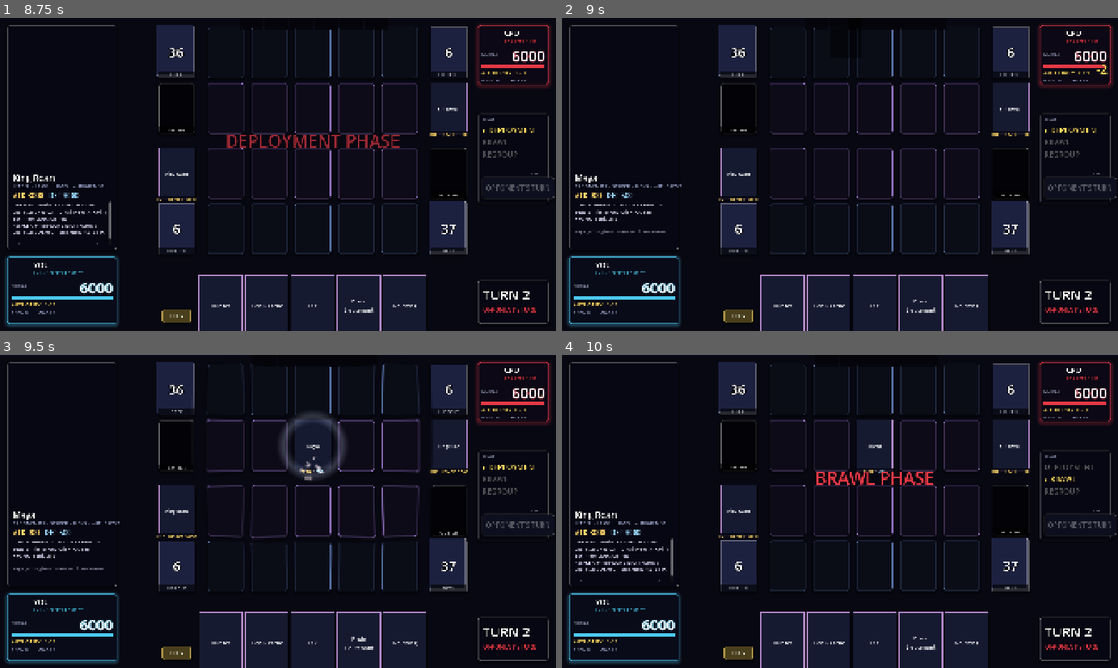
Above: before the commit, frames 1-4 (two rows, left to right).
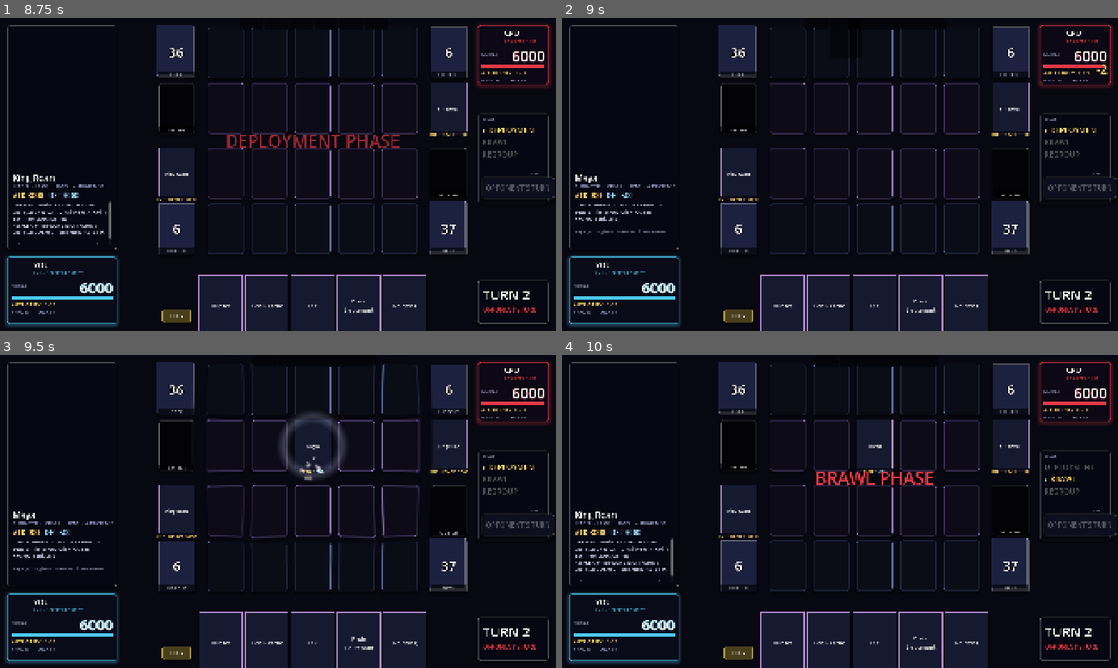
Above: after the commit, the same moments.

Repository: jacob199097/alleyway-brawlers
Game: Godot game, scene res://scenes/duel.tscn
Same seed, same stepped clock (60 frames per second), same inputs: the game is played once before the commit and once after it. This scene is started directly instead of the project's main scene.
Inputs (mouse positions are in pixels of both pictures, inside the frame that each line leads up to):
- Up to frame 1 (8.75 s): click (511, 187) at 0.5 s; click "KEEP THIS HAND" at 1.25 s; click "LOG" at 2 s; click "TO REGROUP ▶" at 2.75 s; click "TO REGROUP ▶" at 3.5 s; click "LOG" at 4.25 s; click "TO REGROUP ▶" at 5 s; click "LOG" at 5.75 s; click "END TURN ▶" at 6.5 s; tap Enter at 7.25 s; move the mouse to (400, 158) at 7.27 s; tap L at 7.35 s; click (400, 158) at 7.42 s; tap Space at 7.52 s; drag from (166, 190) to (250, 237) at 8.02 s
- Up to frame 2 (9 s): move the mouse to (895, 105) at 8.77 s; tap Keypad Enter at 8.85 s; click (895, 105) at 8.92 s
- Up to frame 3 (9.5 s): no input
- Up to frame 4 (10 s): drag from (812, 574) to (673, 464) at 9.52 s

Frame 1 is identical in both runs. In frame 2, 0.2% of the frame differs, in the area x 3-22%, y 53-55%; in frame 3, 0.2%; in frame 4, nothing differs.

Commit message:
Militia: radar-sweep card back and gunfire attacks; Gang member is now Character
- assets/card_back_militia.png; CardDB.BACK_STYLES (galaxy, radar) replaces SPINNING_BACKS
- Shader radar mode: a beam sweeps the emblem's rings and lights blips (faster when hovered)
- CLAN_STYLE militia: guns (muzzle flashes, tracers, bullet sparks, synthesised gunshot)
- Forge (published separately): Character, LV4, 'this character' wording, keywords named
  not explained, clan in the subtitle, stale effect text rewritten; Militia clan + frame

Co-Authored-By: Claude Opus 5.5 <noreply@anthropic.com>

Diff:
--- a/godot/data/patch_notes.json
+++ b/godot/data/patch_notes.json
@@ -15,7 +15,9 @@
             "Leaders awaken with a cinematic: the screen darkens, the leader takes centre stage with rays and its name, then hits the field.",
             "Hover an Epic or Legendary card for a holographic shimmer (Legendaries sparkle too).",
             "Pulling a Legendary from a pack gets a big centre-stage reveal; Epics burst in their clan's colour.",
-            "Rarity names and colours now match the Card Forge: Common, Uncommon, Rare, Epic, Legendary."
+            "Rarity names and colours now match the Card Forge: Common, Uncommon, Rare, Epic, Legendary.",
+            "Gang members are now called Characters.",
+            "Militia cards: a radar sweep turns on the card back (faster when you hover), and Militia characters attack with gunfire."
         ]
     },
     {
--- a/godot/scripts/card_db.gd
+++ b/godot/scripts/card_db.gd
@@ -88,12 +88,16 @@
 
 ## The card back: a clan's own (assets/card_back_<clan tag>.png, e.g. card_back_nebula.png) when
 ## there is one, otherwise the standard back.
-## Clan backs whose galaxy turns (shaders/card.gdshader, galaxy).
-const SPINNING_BACKS := ["nebula"]
+## Clan backs that move (shaders/card.gdshader): "galaxy" turns the nebula around the crest;
+## "radar" sweeps a beam around the emblem's radar rings.
+const BACK_STYLES := {"nebula": "galaxy", "militia": "radar"}
 
 
-static func back_spins(clan: String) -> bool:
-	return clan in SPINNING_BACKS and ResourceLoader.exists("res://assets/card_back_%s.png" % clan)
+## How a clan's back moves ("" = it doesn't).
+static func back_style(clan: String) -> String:
+	if not BACK_STYLES.has(clan) or not ResourceLoader.exists("res://assets/card_back_%s.png" % clan):
+		return ""
+	return BACK_STYLES[clan]
 
 
 static func back(clan := "") -> Texture2D:
--- a/godot/scripts/duel/card_view.gd
+++ b/godot/scripts/duel/card_view.gd
@@ -43,10 +43,12 @@
 var _tw: Tween
 var _mat := ShaderMaterial.new()
 var _back_mat: ShaderMaterial = null   # the back's own material when its galaxy turns
-var _spin_angle := randf() * TAU        # the galaxy's turn so far
-var _spin_speed := GALAXY_IDLE
-const GALAXY_IDLE := 0.09               # radians per second: a slow drift
-const GALAXY_HOVER := 1.6               # hovering a face-down card: it whirls and glows
+var _spin_angle := randf() * TAU        # how far the back's animation has turned
+var _spin_speed := 0.09
+var _spin_idle := 0.09                  # radians per second at rest...
+var _spin_hover := 1.6                  # ...and while a face-down card is hovered (it also glows)
+## Speeds per moving back (CardDB.BACK_STYLES): [at rest, hovered]
+const BACK_SPEEDS := {"galaxy": [0.09, 1.6], "radar": [1.5, 4.8]}
 var _tilt := Vector2.ZERO        # current (y_rot, x_rot) in the card's own frame
 var _kick := Vector2.ZERO        # recoil from hits, decays
 var _flip_deg := 0.0             # extra turn while flipping over
@@ -96,16 +98,19 @@
 	return self
 
 
-## Show a different card back (a clan's own); spin = its galaxy turns.
-func set_back(tex: Texture2D, spin := false) -> void:
+## Show a different card back (a clan's own); style = how it moves (CardDB.back_style).
+func set_back(tex: Texture2D, style := "") -> void:
 	if tex and tex != _back.texture:
 		_back.texture = tex
 		_fit(_back)
-	if spin and _back_mat == null:
+	if BACK_SPEEDS.has(style) and _back_mat == null:
 		_back_mat = _mat.duplicate()
-		_back_mat.set_shader_parameter("galaxy", 1.0)
+		_back_mat.set_shader_parameter(style, 1.0)
 		_back_mat.set_shader_parameter("foil", 0.0)
 		_back.material = _back_mat
+		_spin_idle = BACK_SPEEDS[style][0]
+		_spin_hover = BACK_SPEEDS[style][1]
+		_spin_speed = _spin_idle
 
 
 func set_card(c: Dictionary) -> void:
@@ -312,12 +317,12 @@
 	_tilt = _tilt.lerp(target, 1.0 - exp(-14.0 * delta))
 	_kick = _kick.lerp(Vector2.ZERO, 1.0 - exp(-7.0 * delta))
 	if _back_mat:
-		# The galaxy speeds up while a face-down card is hovered, and eases back after
-		var want := GALAXY_HOVER if hovered and not face_up else GALAXY_IDLE
+		# The back's animation speeds up while a face-down card is hovered, and eases back after
+		var want := _spin_hover if hovered and not face_up else _spin_idle
 		_spin_speed = lerpf(_spin_speed, want, 1.0 - exp(-4.0 * delta))
 		_spin_angle = fmod(_spin_angle + _spin_speed * delta, TAU)
 		_back_mat.set_shader_parameter("galaxy_angle", _spin_angle)
-		_back_mat.set_shader_parameter("galaxy_glow", clampf((_spin_speed - GALAXY_IDLE) / (GALAXY_HOVER - GALAXY_IDLE), 0.0, 1.0))
+		_back_mat.set_shader_parameter("galaxy_glow", clampf((_spin_speed - _spin_idle) / (_spin_hover - _spin_idle), 0.0, 1.0))
 	for m in [_mat, _back_mat]:
 		if m:
 			m.set_shader_parameter("y_rot", _tilt.x + _flip_deg)
--- a/godot/scripts/duel/duel.gd
+++ b/godot/scripts/duel/duel.gd
@@ -42,11 +42,12 @@
 const REPLAY_GAP := 0.35   # seconds between moves when watching a replay
 ## A clan's own animations. attack "laser": dark purple laser beams instead of charging in;
 ## summon "warp": arrives through a swirling portal; ko "stardust": dissolves into stardust.
-const CLAN_STYLE := {"nebula": {"attack": "laser", "summon": "warp", "ko": "stardust"}}
+## attack "guns": rapid gunfire, with muzzle flashes, tracers and bullet hits (Militia).
+const CLAN_STYLE := {"nebula": {"attack": "laser", "summon": "warp", "ko": "stardust"}, "militia": {"attack": "guns"}}
 const LASER_GLOW := Color(0.62, 0.32, 1.0)
 const LASER_CORE := Color(0.16, 0.03, 0.3)
 
-const TYPE_NAMES := {"gang_member": "GANG MEMBER", "hustle": "HUSTLE", "ambush": "AMBUSH", "leader": "LEADER"}
+const TYPE_NAMES := {"gang_member": "CHARACTER", "hustle": "HUSTLE", "ambush": "AMBUSH", "leader": "LEADER"}
 const PHASE_NAMES := {"deployment": "DEPLOYMENT", "brawl": "BRAWL", "regroup": "REGROUP"}
 
 var ai_sides := ["opponent"]
@@ -1290,6 +1291,8 @@
 	var dir := (tpos - a.home).normalized()
 	if _clan_style(a.card, "attack") == "laser":
 		await _laser_strike(a, d, tpos, dir, big, direct)
+	elif _clan_style(a.card, "attack") == "guns":
+		await _gun_strike(a, d, tpos, dir, big, direct)
 	else:
 		# Wind-up: rear back toward the camera while the view leans in
 		Sfx.play("riser", 1.0 if big else 1.15, -4.0)
@@ -1580,6 +1583,86 @@
 		draw_arc(Vector2.ZERO, radius, 0.0, TAU, 48, Color(glow.lightened(0.45), 0.9), 2.5, true)
 
 
+## Militia: brace, then a burst of gunfire (muzzle flashes, tracers, bullet sparks on the
+## target), and a full impact on the last round.
+func _gun_strike(a: CardView, d: CardView, tpos: Vector2, dir: Vector2, big: bool, direct: bool) -> void:
+	var muzzle := a.home + dir * 92.0
+	var flash_col := Color(1.0, 0.9, 0.5)
+	_cam_focus(a.home.lerp(tpos, 0.35), 1.04, 0.25)
+	var t := create_tween().set_parallel().set_trans(Tween.TRANS_SINE).set_ease(Tween.EASE_OUT)
+	t.tween_property(a, "position", a.home - dir * 18.0, 0.18)
+	t.tween_property(a, "scale", Vector2.ONE * 1.18, 0.18)
+	await t.finished
+	_clear_attack_line()
+	var shots := 9 if big else 7
+	for i in shots:
+		var last := i == shots - 1
+		var hit := tpos + Vector2(randf_range(-26, 26), randf_range(-34, 34)) * (0.3 if last else 1.0)
+		Sfx.play("gunshot", randf_range(0.92, 1.12), -2.0 if last else -6.0)
+		_muzzle_flash(muzzle + dir.orthogonal() * randf_range(-6, 6), dir, flash_col)
+		_tracer(muzzle, hit, flash_col)
+		a.kick(-dir, 6.0)
+		a.position = a.home - dir * (18.0 + randf_range(4.0, 9.0))   # recoil
+		_sparks(hit, -dir, Color(1.0, 0.75, 0.35), 8, 70.0)
+		if d:
+			d.kick(dir, 4.0)
+		shake(4.0)
+		await _wait(0.06)
+	# The last round lands: full impact
+	_strike_at = tpos
+	_strike_time = _game_time
+	Sfx.play("hit", 0.85 if direct else 1.0)
+	Sfx.play("boom", 1.0 if big else 1.2, 0.0 if big else -5.0)
+	shake(20.0 if big else 11.0)
+	_shockwave(tpos, 0.8 if big else 0.45)
+	_post_pulse("aberration", 10.0 if big else 4.0, 0.35)
+	_sparks(tpos, dir, Color(1, 0.86, 0.5), 36 if big else 22)
+	_burst(tpos, Color(1, 0.8, 0.4), 22, 480)
+	_ring(tpos, Color.WHITE, 1.4 if big else 1.15)
+	if d:
+		d.flash()
+		d.kick(dir, 28.0 if big else 20.0)
+		var push := create_tween()
+		push.tween_property(d, "position", d.home + dir * (26.0 if big else 16.0), 0.06).set_trans(Tween.TRANS_QUAD).set_ease(Tween.EASE_OUT)
+		push.tween_property(d, "position", d.home, 0.35).set_trans(Tween.TRANS_ELASTIC).set_ease(Tween.EASE_OUT)
+	if big:
+		_impact_frame(0.06)
+
+
+## A star-shaped flash at the muzzle, gone in a blink.
+func _muzzle_flash(at: Vector2, dir: Vector2, col: Color) -> void:
+	var f := Node2D.new()
+	f.position = at
+	f.rotation = dir.angle()
+	f.z_index = 72
+	f.material = _add_mat
+	f.draw.connect(func():
+		f.draw_colored_polygon(PackedVector2Array([Vector2(0, -9), Vector2(34, 0), Vector2(0, 9), Vector2(-6, 0)]), col)
+		f.draw_colored_polygon(PackedVector2Array([Vector2(4, -16), Vector2(16, 0), Vector2(4, 16)]), Color(col, 0.7))
+		f.draw_circle(Vector2(6, 0), 9.0, Color(1, 1, 1, 0.9)))
+	fx.add_child(f)
+	var t := f.create_tween()
+	t.tween_property(f, "modulate:a", 0.0, 0.07)
+	t.tween_callback(f.queue_free)
+
+
+## A bullet's tracer: a bright streak from the gun to where it hits, fading fast.
+func _tracer(from: Vector2, to: Vector2, col: Color) -> void:
+	var l := Line2D.new()
+	l.points = PackedVector2Array([from, from.lerp(to, 0.35), to])
+	l.width = 3.0
+	var g := Gradient.new()
+	g.set_color(0, Color(col, 0.0))
+	g.set_color(1, Color(1, 1, 0.9, 1.0))
+	l.gradient = g
+	l.material = _add_mat
+	l.z_index = 71
+	fx.add_child(l)
+	var t := l.create_tween()
+	t.tween_property(l, "modulate:a", 0.0, 0.08)
+	t.tween_callback(l.queue_free)
+
+
 ## A laser beam from `from` to `to` that lasts `secs`, then narrows away.
 func _beam(from: Vector2, to: Vector2, width: float, secs: float) -> void:
 	var b := LaserBeam.new()
@@ -2130,7 +2213,7 @@
 	var v := CardView.new()
 	cards_layer.add_child(v)
 	v.setup(c, side, up)
-	v.set_back(_back_for(side), CardDB.back_spins(_clan_of(side)))
+	v.set_back(_back_for(side), CardDB.back_style(_clan_of(side)))
 	return v
 
 
--- a/godot/scripts/sfx.gd
+++ b/godot/scripts/sfx.gd
@@ -107,6 +107,13 @@
 	return _render(0.26, func(t, st): return _noise(st, lerpf(0.02, 0.45, t / 0.26)) * sin(PI * t / 0.26) * 0.8)
 
 
+func _r_gunshot() -> AudioStream:
+	return _render(0.32, func(t, st):
+		var crack := _noise(st, 0.92) * exp(-t * 60.0) * 0.95
+		var thump := _sweep(st, lerpf(130.0, 48.0, minf(t / 0.12, 1.0))) * exp(-t * 26.0) * 0.6
+		return crack + thump + _noise(st, 0.08) * exp(-t * 10.0) * 0.22)
+
+
 func _r_hit() -> AudioStream:
 	return _render(0.3, func(t, st):
 		return _noise(st, 0.6) * exp(-t * 22.0) * 0.8 + _sweep(st, lerpf(160.0, 60.0, t / 0.3)) * exp(-t * 12.0) * 0.7)
--- a/godot/scripts/ui/ui.gd
+++ b/godot/scripts/ui/ui.gd
@@ -17,7 +17,7 @@
 const TITLES := [[1, "Street Prospect"], [5, "Alley Runner"], [10, "Corner Hustler"], [15, "Turf Brawler"],
 	[20, "Made Enforcer"], [25, "Shot Caller"], [30, "District Fixer"], [35, "Crew Chief"],
 	[40, "Underboss"], [45, "Syndicate Kingpin"], [50, "King of the Streets"]]
-const TYPE_NAMES := {"gang_member": "GANG MEMBER", "hustle": "HUSTLE", "ambush": "AMBUSH", "leader": "LEADER"}
+const TYPE_NAMES := {"gang_member": "CHARACTER", "hustle": "HUSTLE", "ambush": "AMBUSH", "leader": "LEADER"}
 
 const LivingBackground := preload("res://scripts/ui/living_bg.gd")
 
--- a/godot/shaders/card.gdshader
+++ b/godot/shaders/card.gdshader
@@ -16,6 +16,11 @@
 uniform float galaxy = 0.0;
 uniform float galaxy_angle = 0.0;     // how far the swirl has turned (radians; CardView turns it)
 uniform float galaxy_glow = 0.0;      // 0..1: brighter swirl and crest (hovered)
+// radar: a beam sweeps around the emblem's rings (the Militia back), lighting blips as it passes.
+// It turns by galaxy_angle and brightens with galaxy_glow, like the galaxy.
+uniform float radar = 0.0;
+uniform float radar_center_y = -0.044;   // the emblem's centre, as uv.y (card centre = 0)
+uniform float radar_radius = 0.335;      // the outer ring, in card widths
 uniform vec2 quad_size = vec2(0.0);   // Controls (TextureRect): the drawn size; sprites use the texture size
 
 varying vec2 s;
@@ -72,6 +77,25 @@
 		col.rgb += vec3(0.55, 0.4, 1.0) * galaxy * (0.05 + 0.07 * (0.5 + 0.5 * sin(TIME * 1.6))) * (1.0 + 3.0 * galaxy_glow) * exp(-rr * rr * 60.0);
 	}
 
+	if (radar > 0.0) {
+		vec2 p = vec2(uv.x, uv.y * aspect);
+		vec2 pc = vec2(0.0, radar_center_y * aspect);
+		vec2 q = p - pc;
+		float r = length(q);
+		float inside_r = 1.0 - smoothstep(radar_radius - 0.01, radar_radius + 0.004, r);
+		float behind = mod(galaxy_angle - atan(q.y, q.x), 6.28318);   // 0 at the beam, growing behind it
+		vec3 lime = vec3(0.66, 1.0, 0.25);
+		col.rgb += lime * radar * inside_r * (exp(-behind * 2.4) * (0.2 + 0.22 * galaxy_glow) + smoothstep(0.035, 0.0, behind) * 0.4);
+		for (int i = 0; i < 6; i++) {   // blips the beam lights up
+			float fi = float(i);
+			float ba = fi * 2.39 + 0.6;
+			vec2 bp = pc + vec2(cos(ba), sin(ba)) * (0.07 + 0.042 * fi);
+			float bb = mod(galaxy_angle - ba, 6.28318);
+			col.rgb += lime * radar * exp(-bb * 2.6) * smoothstep(0.013, 0.0, length(p - bp)) * 0.95;
+		}
+		col.rgb += lime * radar * (0.06 + 0.06 * galaxy_glow) * (0.5 + 0.5 * sin(TIME * 2.2)) * smoothstep(0.006, 0.0, abs(r - radar_radius));
+	}
+
 	// A soft diagonal band of light that slides across as the card tilts
 	float band = uv.x * 0.8 + uv.y * 0.55 + y_rot / 40.0 - x_rot / 55.0;
 	float sheen = exp(-band * band * 14.0);
Not shown, added: assets/card_back_militia.png
Not shown, changed: docs/CARD_PIPELINE.md
